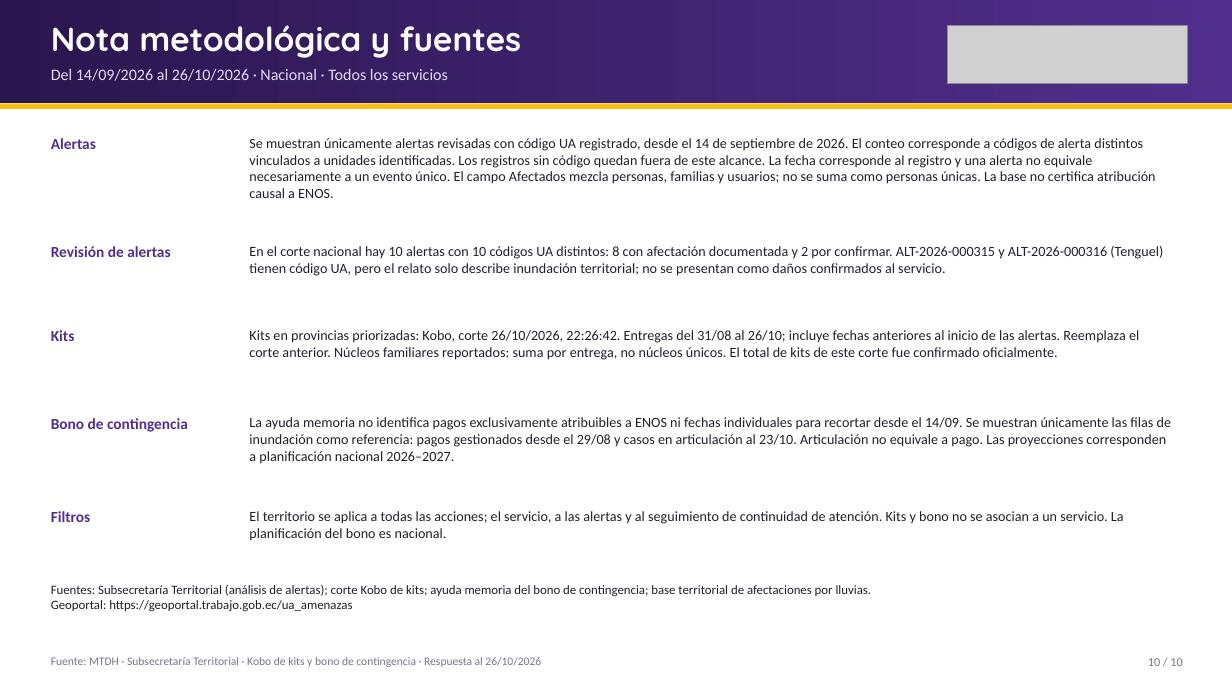
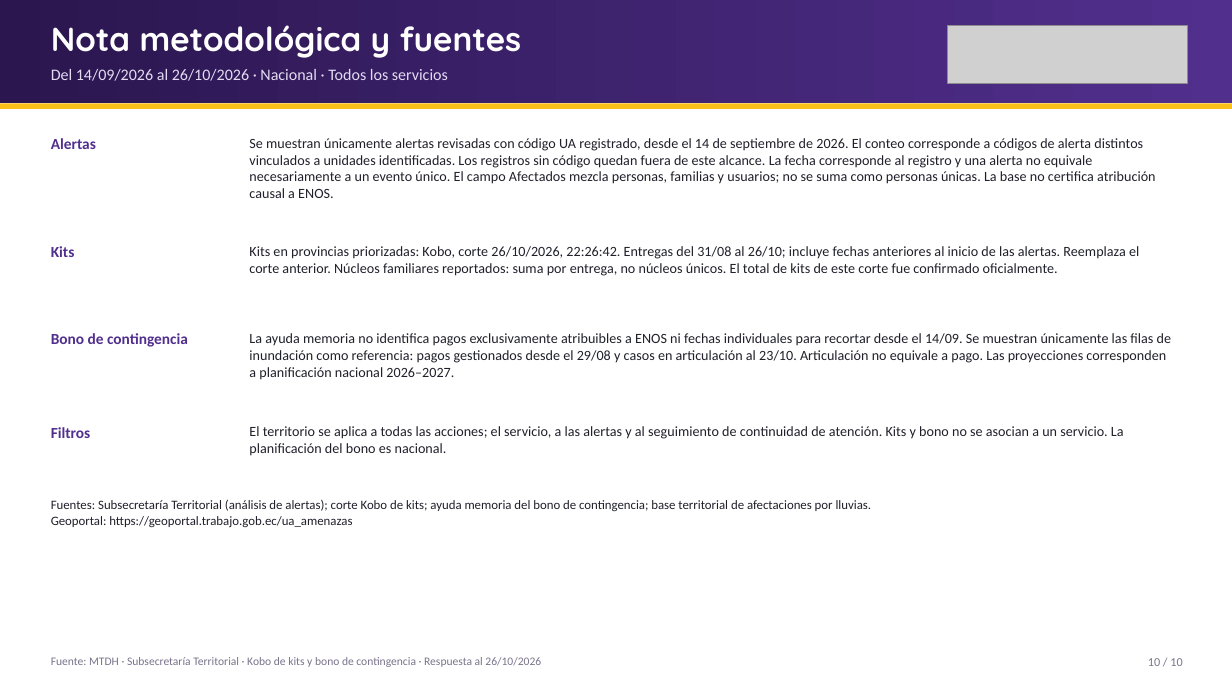
Before and after one commit to JuanAmbuludi/Sistema-Reporte-MTDH, a slide deck: slide 10 of docs/reportes/Seguimiento_ENOS_2026-10-26.pptx. Drawn at 1232x693 pixels with LibreOffice and Linux fonts; fonts in the diff are those of the drawing; grey boxes stand for pictures. Boxes give left, top, right and bottom in pixels: in the first picture for what was removed or moved away, otherwise in the second. Text is boxed around its words. In the diff, an @@ line names an element or a change of style, - is before the commit and + after.

```diff
--- a/docs/reportes/Seguimiento_ENOS_2026-10-26.pptx
+++ b/docs/reportes/Seguimiento_ENOS_2026-10-26.pptx
@@ text removed at (51, 246, 170, 257) @@
-Revisión de alertas
@@ text removed at (249, 246, 1163, 276) @@
-En el corte nacional hay 10 alertas con 10 códigos UA distintos: 8 con afectación documentada y 2 por confirmar. ALT-2026-000315 y ALT-2026-000316 (Tenguel) tienen código UA, pero el relato solo describe inundación territorial; no se presentan como daños confirmados al servicio.
@@ 7 texts: place and size @@
-7 texts at (51, 330, 1171, 611)
+7 texts at (51, 246, 1171, 527)
```
Also in this commit, not shown: 6 other slides changed, 10 other files.
